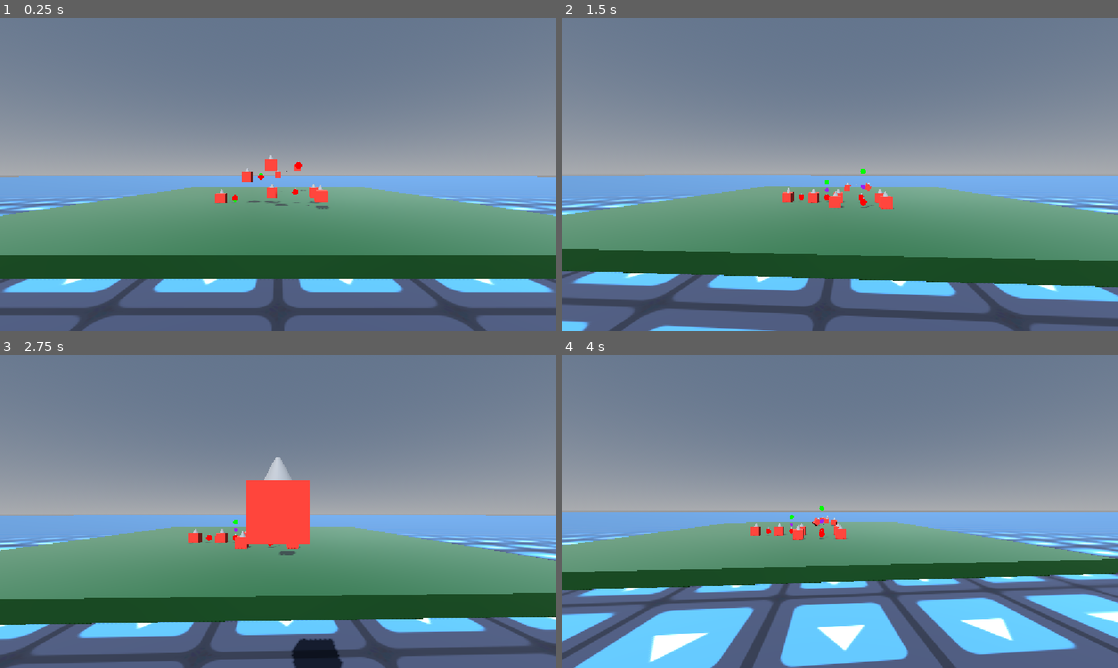
Above: before the commit, frames 1-4 (two rows, left to right).
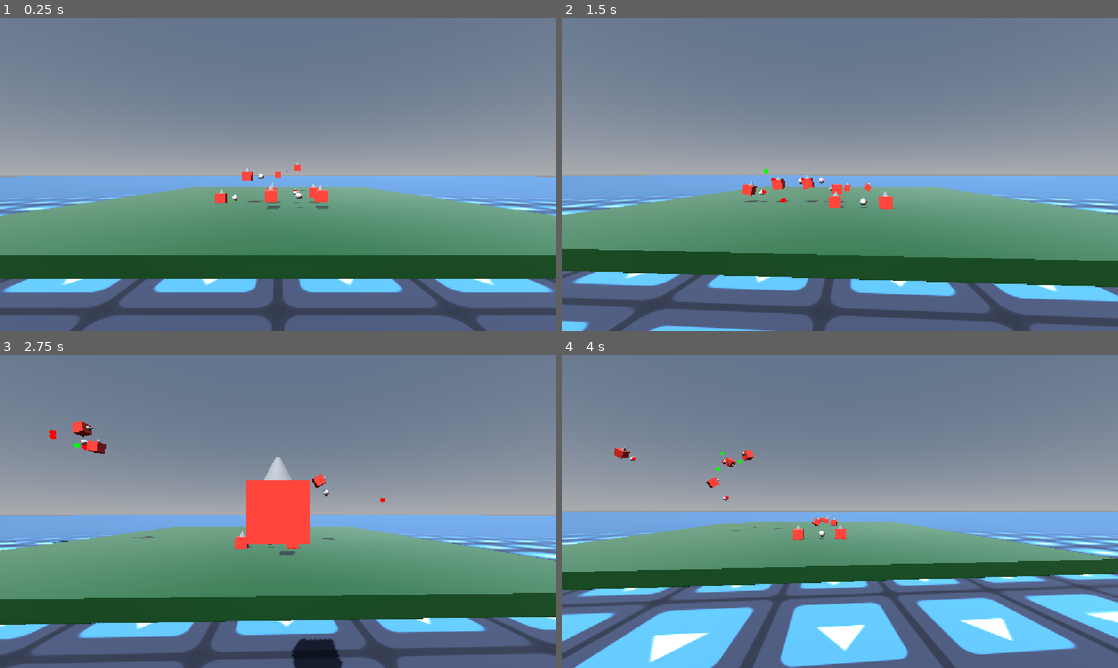
Above: after the commit, the same moments.

Repository: Deojee/new-betterer-hinges
Game: Godot game, scene res://scenes/world.tscn
The game is run twice, just before and just after one commit, with the same random seed, the same clock (stepped at 60 frames per second) and the same inputs. The engine's default icon, where the game draws it, is replaced by a stand-in: a white triangle on a blue panel in a dark square.
Inputs (mouse positions are in pixels of both pictures, inside the frame that each line leads up to):
- Up to frame 1 (0.25 s): no input
- Up to frame 2 (1.5 s): move the mouse to (867, 174) at 0.52 s; hold Up (ui_up) from 0.53 s (still down); tap A (a) at 0.6 s; tap D (d) at 0.8, 1.35 s; move the mouse to (812, 174) at 1.27 s
- Up to frame 3 (2.75 s): keep holding Up (ui_up); tap E (e) at 1.55 s; move the mouse to (289, 505) at 2.02 s; hold E (e) from 2.03 s (still down); tap Q (q) at 2.3 s
- Up to frame 4 (4 s): keep holding Up (ui_up); move the mouse to (834, 517) at 2.77 s; release E (e) at 2.78 s; tap Q (q) at 2.85 s; tap S (s) at 3.05, 3.6 s; move the mouse to (878, 514) at 3.52 s; hold T (t) from 3.53 s (still down)

The runs differ from the first frame. In frame 1, 0.3% of the frame differs, in the area x 41-56%, y 43-62%; in frame 2, 0.7%, in the area x 32-58%, y 48-61%; in frame 3, 0.7%; in frame 4, 0.5%.

Commit message:
Revert "shredding the pin joint stuff"
This reverts commit 6c8cbcccc5ec466c607dd26ba3b81e52f28d3a48.

Diff:
--- a/scenes/world.tscn
+++ b/scenes/world.tscn
@@ -523,7 +523,7 @@
 [node name="double pin" type="Node3D" parent="otherBoxes" unique_id=1800463343]
 
 [node name="box5" parent="otherBoxes/double pin" unique_id=232950494 instance=ExtResource("2_aqk2v")]
-transform = Transform3D(1, 0, 0, 0, 1, 0, 0, 0, 1, 0.62390995, 5.4366684, 27.37781)
+transform = Transform3D(1, 0, 0, 0, 1, 0, 0, 0, 1, 0.62390995, 2.7443676, 27.37781)
 
 [node name="newPinJoint" parent="otherBoxes/double pin/box5" unique_id=668528597 node_paths=PackedStringArray("nodeA", "nodeB") instance=ExtResource("7_i7141")]
 transform = Transform3D(1, 0, 0, 0, 1, 0, 0, 0, 1, -2.4513226, 0, 0)
--- a/scripts/PinJointPlus.gd
+++ b/scripts/PinJointPlus.gd
@@ -2,8 +2,8 @@
 
 class_name PinJointPlus
 
-@export var nodeA : RigidBody3D
-@export var nodeB : RigidBody3D
+@export var nodeA : PhysicsBody3D
+@export var nodeB : PhysicsBody3D
 
 var lastFrameTransform : Transform3D
 
@@ -104,14 +104,12 @@
 
 	var objectAPoint = nodeA.global_transform * offsetA.affine_inverse()
 	var objectBPoint = nodeB.global_transform * offsetB.affine_inverse()
-	var middle = objectAPoint.interpolate_with(objectBPoint,0.5)
 
 	#Mathy.draw_line_between(get_tree(),objectAPoint.origin,nodeA.global_position,0.3,Color.RED)
 	#Mathy.draw_line_between(get_tree(),objectBPoint.origin,nodeB.global_position,0.3,Color.BLUE)
 
-	MP.mark(objectAPoint.origin,0.6,Color.RED)
+	MP.mark(objectAPoint.origin,0.5,Color.RED)
 	MP.mark(objectBPoint.origin,0.5,Color.GREEN)
-	MP.mark(middle.origin,0.4,Color.PURPLE)
 
 
 	for i in 1:
@@ -129,6 +127,55 @@
 
 
 	lastFrameTransform = global_transform
+
+
+
+
+
+func alignToAxis(del):
+
+	#point where object A wants the pinjoint to be
+	var objectAPoint = nodeA.global_transform * offsetA.affine_inverse()
+	var objectBPoint = nodeB.global_transform * offsetB.affine_inverse()
+
+
+	#var objectAxisAPoint = nodeA.global_transform * axisOffsetA.affine_inverse()
+	#var objectAxisBPoint = nodeB.global_transform * axisOffsetB.affine_inverse()
+
+
+	var middle = objectAPoint.interpolate_with(objectBPoint,0.5)
+
+	var objAToMiddle = middle.origin - nodeA.global_position
+	var objAToPoint = objectAPoint.origin - nodeA.global_position
+
+	var objBToMiddle = middle.origin - nodeB.global_position
+	var objBToPoint = objectBPoint.origin - nodeB.global_position
+
+	#var objAAxis = -(objectAPoint.origin - objectAxisAPoint.origin)
+	var objectAAngleOffAxis = objAToMiddle.angle_to(objAToPoint)
+	var objectAAxis
+	if objectAAngleOffAxis > 0: # and !nodeA.freeze:
+		objectAAxis = (objAToMiddle.cross(objAToPoint)).normalized()
+
+		#nodeA.angular_velocity -= nodeA.angular_velocity.dot(objectAAxis) * objectAAxis * 0.5
+		var dif = (objectAAxis * objectAAngleOffAxis * TPS ) - nodeA.angular_velocity
+		nodeA.angular_velocity += dif * getAPortion(del)
+		nodeB.angular_velocity -= dif * getBPortion(del)
+
+	#var objBAxis = -(objectBPoint.origin - objectAxisBPoint.origin)
+	var objectBAngleOffAxis = objBToMiddle.angle_to(objBToPoint)
+	var objectBAxis
+	if objectBAngleOffAxis > 0: # and !nodeB.freeze:
+		objectBAxis = (objBToMiddle.cross(objBToPoint)).normalized()
+
+		var dif = (objectBAxis * objectBAngleOffAxis * TPS ) - nodeB.angular_velocity
+
+		nodeA.angular_velocity -= dif * getAPortion(del)
+		nodeB.angular_velocity += dif * getBPortion(del)
+
+
+
+
 
 func getAPortion(del):
 	#if nodeA.freeze:
@@ -155,17 +202,61 @@
 
 	var middle = objectAPoint.interpolate_with(objectBPoint,0.5)
 
+	if Input.is_action_pressed("q"):
+		return
+
+	nodeA.linear_velocity -= aVel
+	nodeA.angular_velocity -= aAng
+	nodeB.linear_velocity -= bVel
+	nodeB.angular_velocity -= bAng
+
 	var aTarget = -(objectAPoint.origin - middle.origin) * TPS
 	var bTarget = -(objectBPoint.origin - middle.origin) * TPS
 
-	nodeA.linear_velocity -= aVel * del
-	nodeB.linear_velocity -= bVel * del
-
-	aVel = aTarget * 0.5 + bTarget * 0.5
-	bVel = bTarget * 0.5 + aTarget * 0.5
-
-	nodeA.linear_velocity += aVel * del
-	nodeB.linear_velocity += bVel * del
+
+	#aVel = aTarget * getAPortion(del) - bTarget * getBPortion(del)
+	#bVel = -aTarget * getAPortion(del) + bTarget * getBPortion(del)
+	aVel = aTarget * getAPortion(del)
+	bVel = bTarget * getBPortion(del)
+
+	aAng = getTorqueFromPos(nodeA,objectAPoint.origin,aVel) * 0.25
+	aAng += getTorqueFromPos(nodeA,objectAPoint.origin,-bVel) * 0.25
+
+	bAng = getTorqueFromPos(nodeB,objectAPoint.origin,bVel) * 0.25
+	bAng += getTorqueFromPos(nodeB,objectAPoint.origin,-aVel) * 0.25
+
+	aVel -= bTarget * getBPortion(del)
+	bVel -= aTarget * getAPortion(del)
+
+	nodeA.linear_velocity += aVel
+	nodeA.angular_velocity += aAng
+	nodeB.linear_velocity += bVel
+	nodeB.angular_velocity += bAng
+
+	#apply_force_from_pos(nodeB,objectAPoint.origin,-aTarget * getAPortion(del))
+	#apply_force_from_pos(nodeA,objectBPoint.origin,-bTarget * getBPortion(del))
+
+	return
+	var aTargetDir = aTarget.normalized()
+	var bTargetDir = bTarget.normalized()
+
+
+	nodeA.linear_velocity -= aVel
+	nodeB.linear_velocity -= bVel
+
+	var aDif = aTarget - nodeA.linear_velocity
+	var bDif = bTarget - nodeB.linear_velocity
+
+	var linearVel = (nodeA.linear_velocity + nodeB.linear_velocity)/20.0
+
+	var divisor = 2.0
+
+	aVel = (aDif) * getAPortion(del) - (bDif) * getBPortion(del)
+	bVel = -(aDif) * getAPortion(del) + (bDif) * getBPortion(del)
+
+	nodeA.linear_velocity += aVel
+	nodeB.linear_velocity += bVel
+
 
 
 
